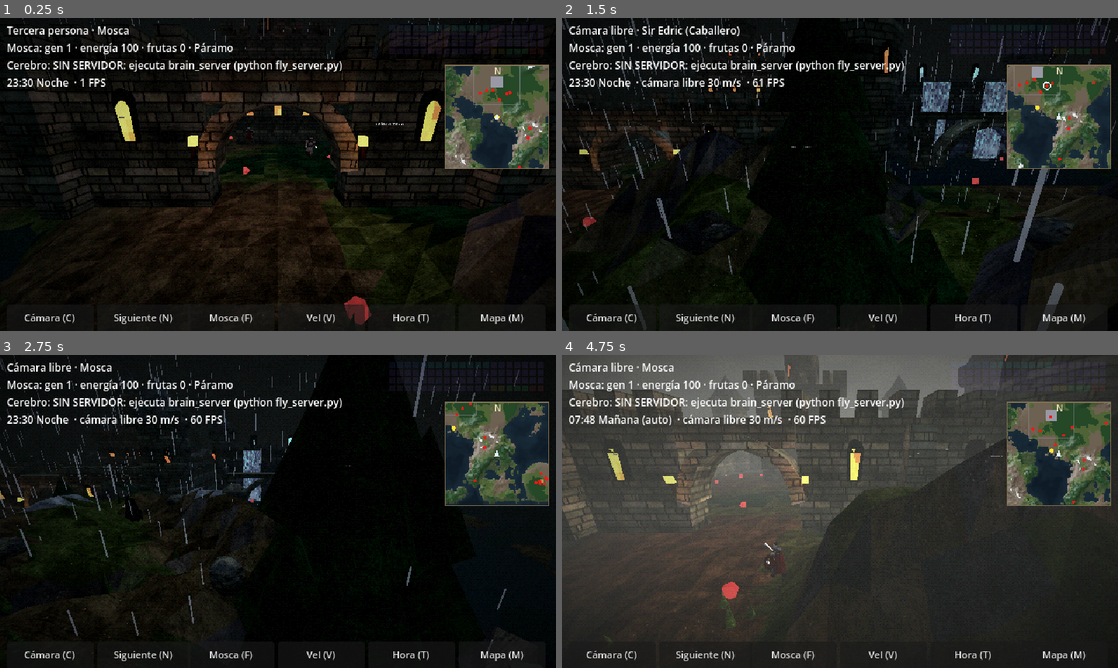
Above: before the commit, frames 1-4 (two rows, left to right).
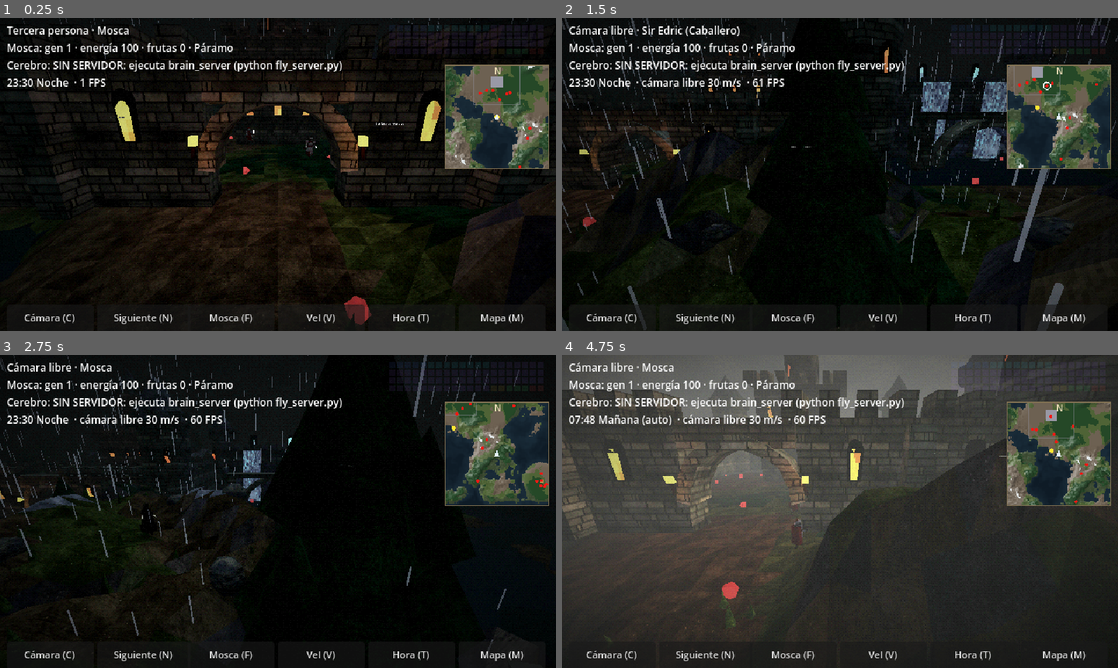
Above: after the commit, the same moments.

Repository: Santiluna99/fly-dark-fantasy
Game: Godot game, scene res://main.tscn
The game is run twice, just before and just after one commit, with the same random seed, the same clock (stepped at 60 frames per second) and the same inputs.
Inputs (mouse positions are in pixels of both pictures, inside the frame that each line leads up to):
- Up to frame 1 (0.25 s): no input
- Up to frame 2 (1.5 s): tap Enter at 0.5 s; move the mouse to (1056, 118) at 0.52 s; hold D 0.53-1.28 s; tap C at 0.6 s; click (1056, 118) at 0.67 s; move the mouse to (728, 190) at 1.27 s; hold S from 1.28 s (still down); tap N at 1.35 s
- Up to frame 3 (2.75 s): move the mouse to (333, 442) at 2.02 s; release S at 2.03 s; hold D from 2.03 s (still down); tap F at 2.1 s
- Up to frame 4 (4.75 s): move the mouse to (812, 574) at 2.77 s; release D at 2.78 s; hold W 2.78-3.53 s; tap V at 2.85 s; click (812, 574) at 2.92 s; move the mouse to (1006, 558) at 3.52 s; hold A from 3.53 s (still down); tap T at 3.6 s; move the mouse to (673, 464) at 4.27 s; tap Y at 4.35 s

The runs differ from the first frame. In frame 1, less than 0.1% of the frame differs, in the area x 9-96%, y 26-48%; in frame 2, less than 0.1%; in frame 3, 0.1%; in frame 4, 0.2%, in the area x 9-99%, y 19-72%.

Commit message:
Corregir la cámara descontrolada al seguir a algunos mobs
El mob comprobaba la llegada a su punto de paseo con la distancia 3D, pero
ese punto tiene la altura de su casa: en cuesta nunca llegaba y oscilaba
encima girando 180° cada tick, y la cámara (que sigue su giro) con él.
Ahora la distancia se mide en horizontal. Nueva prueba tests/camjit.tscn.

Co-Authored-By: Claude Opus 5.5 <noreply@anthropic.com>

Diff:
--- a/game/mob.gd
+++ b/game/mob.gd
@@ -352,7 +352,11 @@
 		_interact()
 	else:
 		# Si no hay nada que hacer: pasea hacia puntos aleatorios cerca de su casa.
-		if global_position.distance_to(wp) < 1.5 or randf() < 0.004:
+		# distancia en horizontal: wp tiene la altura de "home", no la del terreno en ese punto; con la 3D
+		# un mob en cuesta nunca "llegaba" y oscilaba sobre el punto girando 180° cada tick (y la cámara con él)
+		var to_wp := wp - global_position
+		to_wp.y = 0.0
+		if to_wp.length() < 1.5 or randf() < 0.004:
 			var r := leash if leash > 0.0 else (10.0 if faction == 0 else (14.0 if faction == 1 else 48.0))
 			wp = home + Vector3(randf_range(-r, r), 0, randf_range(-r, r))
 		desired = wp - global_position
--- /dev/null
+++ b/game/tests/camjit.gd
@@ -0,0 +1,57 @@
+extends Node
+## Sigue a cada mob con la cámara (primera y tercera persona) y mide cuánto se sacude:
+## giro total de la cámara por segundo y número de cambios bruscos de sentido.
+var main: Node
+var t := 0.0
+var mobs: Array = []
+var mi := 0
+var seg := 0.0
+var prev_yaw := 0.0
+var prev_d := 0.0
+var turn := 0.0
+var flips := 0
+var jumps := 0
+var prev_pos := Vector3.ZERO
+var rows: Array = []
+const SEG := 4.0
+func _ready() -> void:
+	seed(int(OS.get_cmdline_user_args()[0]) if OS.get_cmdline_user_args().size() > 0 else 1)
+	main = (load("res://main.tscn") as PackedScene).instantiate()
+	add_child(main)
+	main.fly.persist_learning = false
+func _process(dt: float) -> void:
+	t += dt
+	if t < 3.0: return
+	if mobs.is_empty():
+		mobs = get_tree().get_nodes_in_group("mobs")
+		_start()
+		return
+	var cam: Camera3D = main.cam
+	var y := cam.global_rotation.y
+	var d := wrapf(y - prev_yaw, -PI, PI)
+	turn += absf(d)
+	if absf(d) > 0.02 and absf(prev_d) > 0.02 and signf(d) != signf(prev_d): flips += 1
+	if cam.global_position.distance_to(prev_pos) > 2.0: jumps += 1
+	prev_d = d
+	prev_yaw = y
+	prev_pos = cam.global_position
+	seg += dt
+	if seg >= SEG:
+		var m: Mob = mobs[mi / 2]
+		var tg: Mob = m.tgt
+		rows.append([turn / SEG, flips, jumps, int(main.mode), m.variant, m.mob_name, m.alive, snappedf(m.global_position.distance_to(tg.global_position), 0.1) if tg else -1.0])
+		mi += 1
+		if mi >= mobs.size() * 2:
+			rows.sort_custom(func(a, b): return a[0] > b[0])
+			for r in rows.slice(0, 25):
+				print("giro=%.2f rad/s cambios=%d saltos=%d modo=%d %s (%s) vivo=%s dist_obj=%s" % r)
+			get_tree().quit()
+			return
+		_start()
+func _start() -> void:
+	var m: Mob = mobs[mi / 2]
+	main.foc = m
+	main.mode = mi % 2
+	seg = 0.0; turn = 0.0; flips = 0; jumps = 0; prev_d = 0.0
+	prev_yaw = main.cam.global_rotation.y
+	prev_pos = main.cam.global_position
--- /dev/null
+++ b/game/tests/camjit.tscn
@@ -0,0 +1,4 @@
+[gd_scene load_steps=2 format=3]
+[ext_resource type="Script" path="res://tests/camjit.gd" id="1"]
+[node name="L" type="Node"]
+script = ExtResource("1")
Not shown, added: game/tests/camjit.gd.uid
Not shown, changed: docs/HISTORIAL.md
Not shown, changed: docs/PRUEBAS.md
